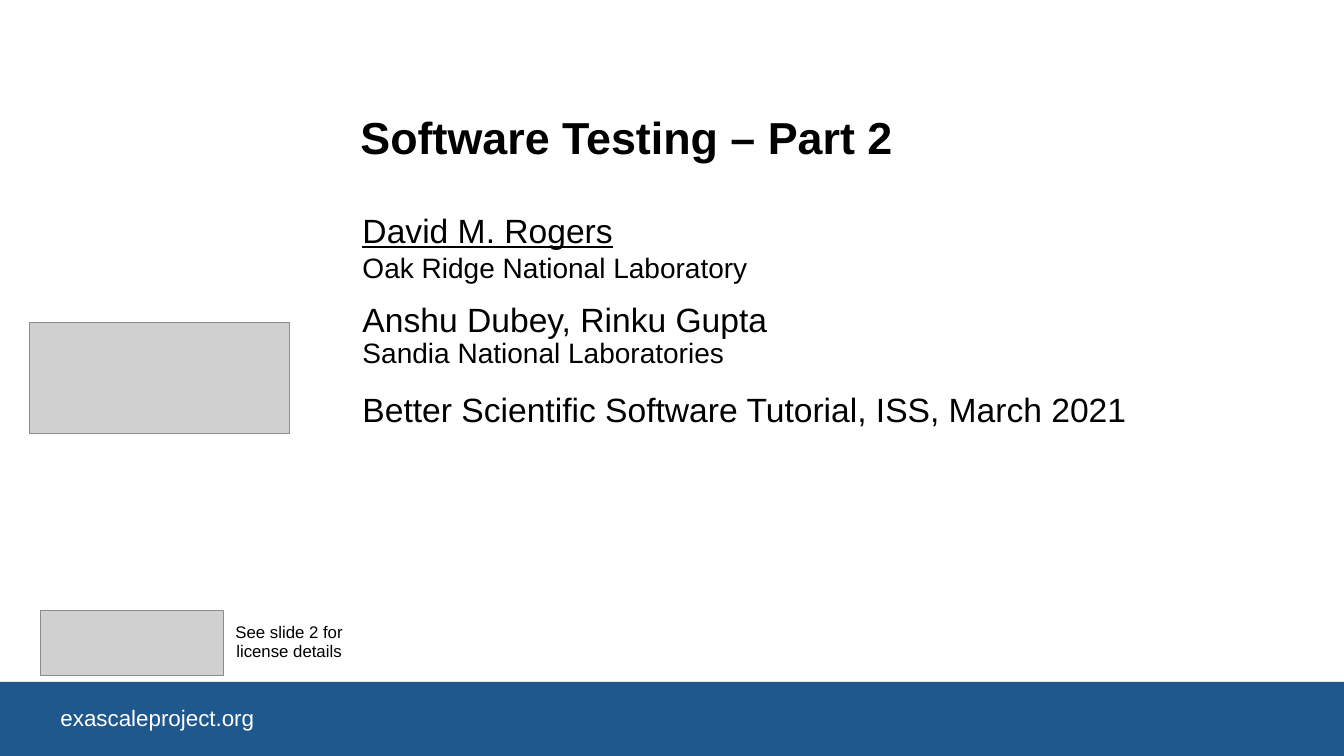
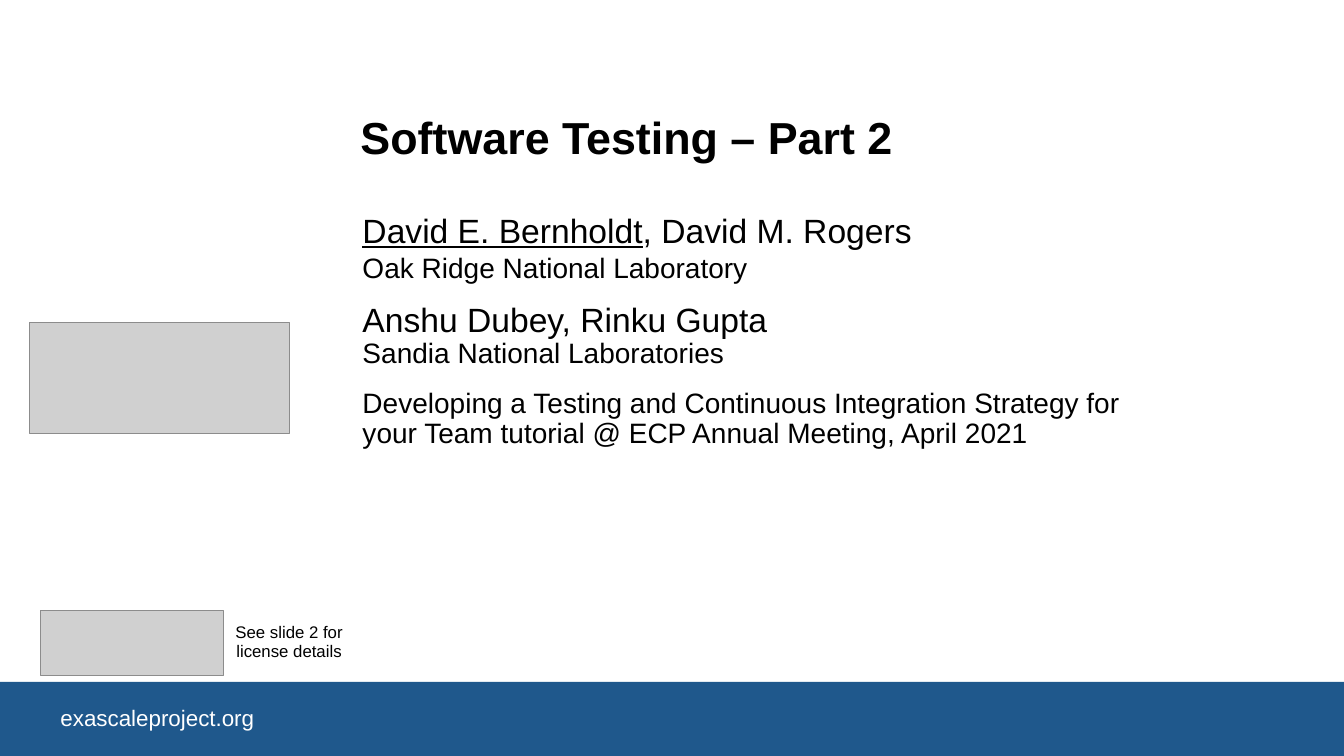
Before and after one commit to bssw-tutorial/presentations, a slide deck: slide 1 of final-presentations/2021-04-12-ecpam/03-testing2.pptx. Drawn at 1344x756 pixels with LibreOffice and Linux fonts; fonts in the diff are those of the drawing; grey boxes stand for pictures; background and template pictures are left out. Boxes give left, top, right and bottom in pixels: in the first picture for what was removed or moved away, otherwise in the second. Text is boxed around its words. In the diff, an @@ line names an element or a change of style, - is before the commit and + after.

Commit message:
Update Testing2 for ECP AM

```diff
--- a/final-presentations/2021-04-12-ecpam/03-testing2.pptx
+++ b/final-presentations/2021-04-12-ecpam/03-testing2.pptx
@@ subtitle at (362,218,911,283): text changed; size 20 to 24 pt @@
-David M. Rogers
-Oak Ridge National Laboratory
+David E. Bernholdt, David M. Rogers
+Oak Ridge National Laboratory
@@ subtitle at (362,392,1119,448): text changed; size 24 to 20 pt @@
-Better Scientific Software Tutorial, ISS, March 2021
+Developing a Testing and Continuous Integration Strategy for your Team tutorial @ ECP Annual Meeting, April 2021
```
Also in this commit, not shown: 2 other slides changed.
